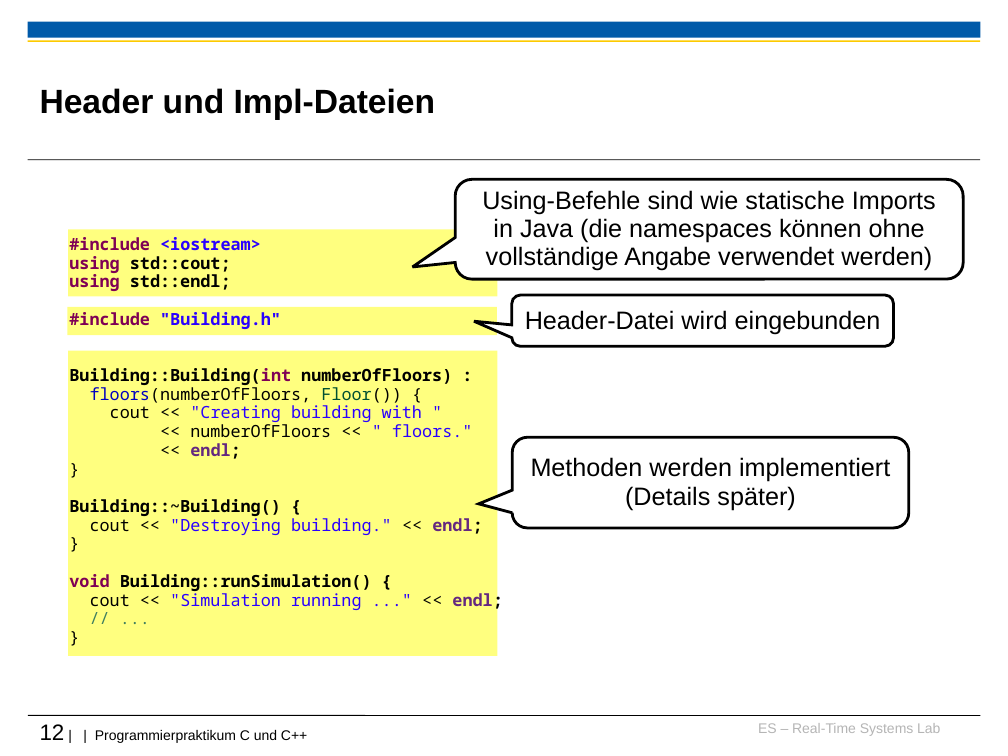
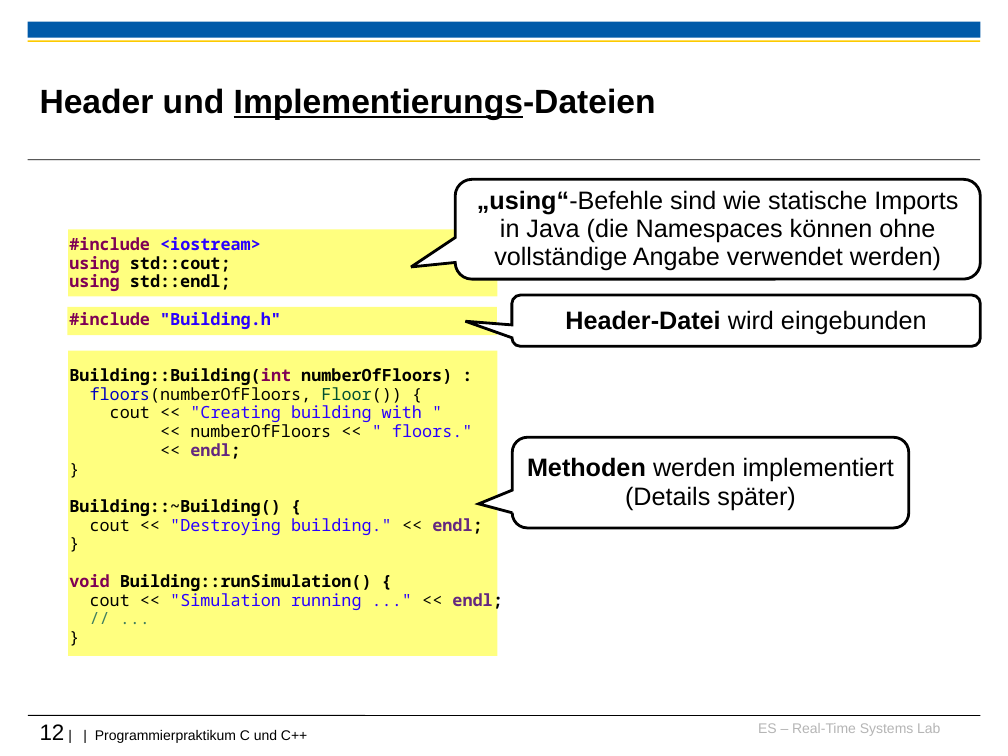
Before and after one commit to h82k/tud-cppp, a slide deck: slide 12 of Vorlesung/1 Einführung_F19.ppt. Drawn at 1008x756 pixels with LibreOffice and Linux fonts; fonts in the diff are those of the drawing; background and template pictures are left out. Boxes give left, top, right and bottom in pixels: in the first picture for what was removed or moved away, otherwise in the second. Text is boxed around its words. In the diff, an @@ line names an element or a change of style, - is before the commit and + after.

```diff
--- a/Vorlesung/1 Einführung_F19.ppt
+++ b/Vorlesung/1 Einführung_F19.ppt
@@ title at bbox=[40, 88, 656, 120]: text changed @@
-Header und Impl-Dateien
+Header und Implementierungs-Dateien
@@ rounded speech box "„using“-Befehle sind wie statische Imports ...": place and size @@
-rounded speech box "„using“-Befehle sind wie statische Imports ..." at bbox=[456, 179, 964, 279]
+rounded speech box "„using“-Befehle sind wie statische Imports ..." at bbox=[456, 179, 981, 279]
@@ text in rounded speech box at bbox=[477, 190, 958, 271]: text changed @@
-Using-Befehle sind wie statische Imports in Java (die namespaces können ohne vollständige Angabe verwendet werden)
+„using“-Befehle sind wie statische Imports in Java (die Namespaces können ohne vollständige Angabe verwendet werden)
@@ rounded speech box "Header-Datei wird eingebunden": place and size @@
-rounded speech box "Header-Datei wird eingebunden" at bbox=[512, 295, 894, 347]
+rounded speech box "Header-Datei wird eingebunden" at bbox=[512, 295, 981, 347]
@@ rounded speech box "Header-Datei wird eingebunden" at bbox=[512, 295, 981, 347]: bold on in "Header-Datei" @@
@@ text in rounded speech box at bbox=[527, 457, 894, 482]: bold on in "Methoden" @@
```
Also in this commit, not shown: 8 other slides changed.
